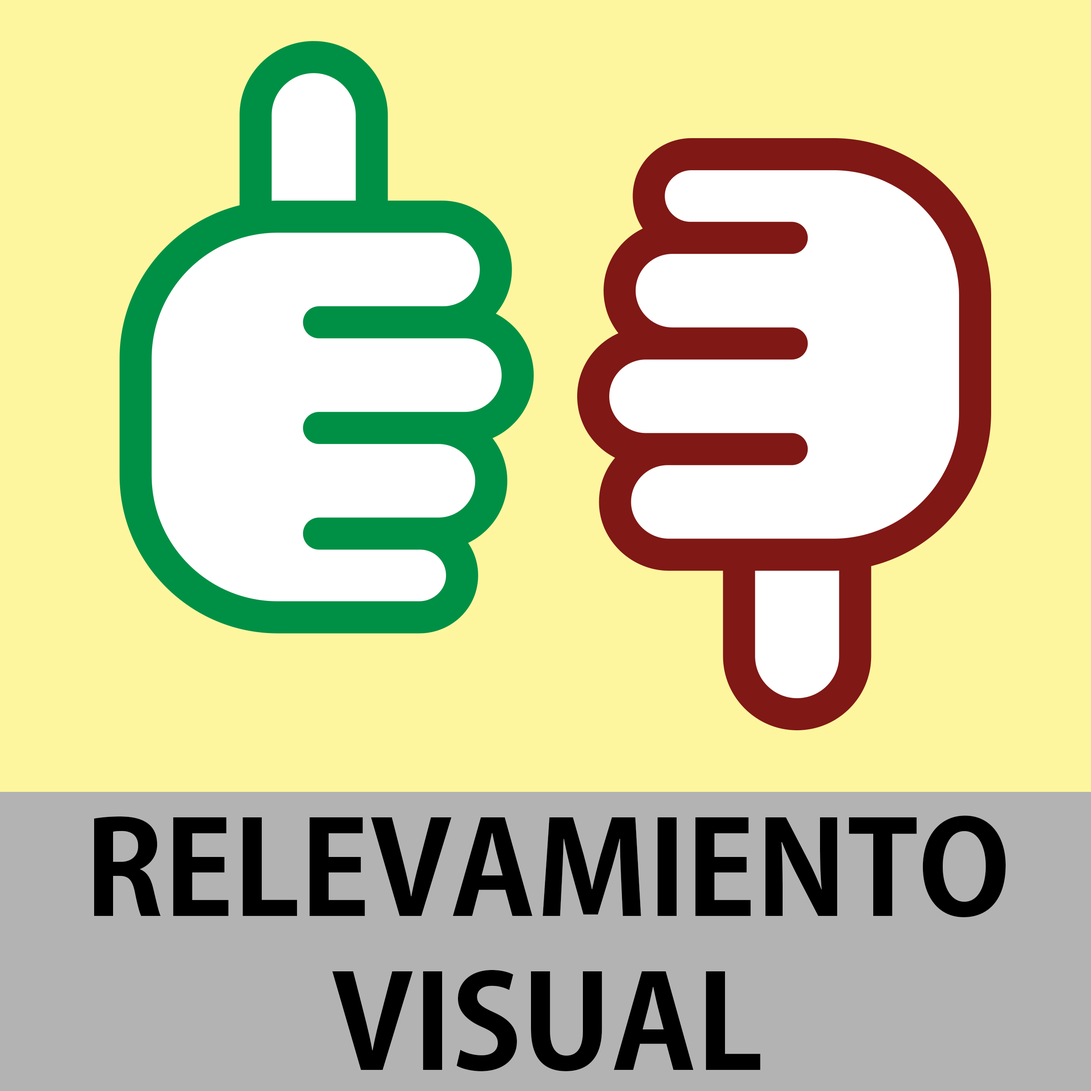
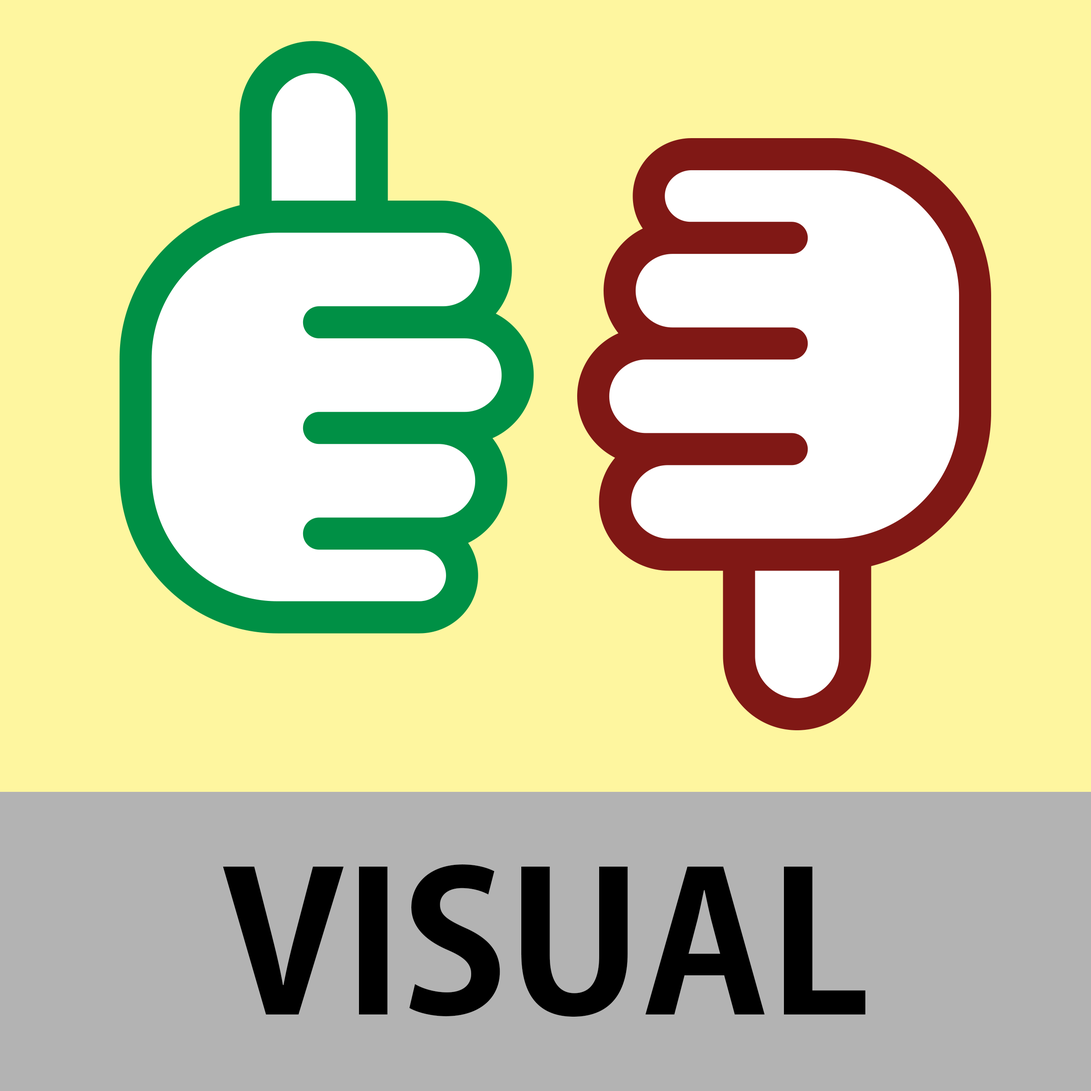
Comparing the layer stacks of the two 1091x1091 images. Changes:
painted on "Mal" over [635, 143, 806, 520]
renamed "RELEVAMIENTO VISUAL" to "VISUAL", painted on it over [94, 815, 1007, 1073]
